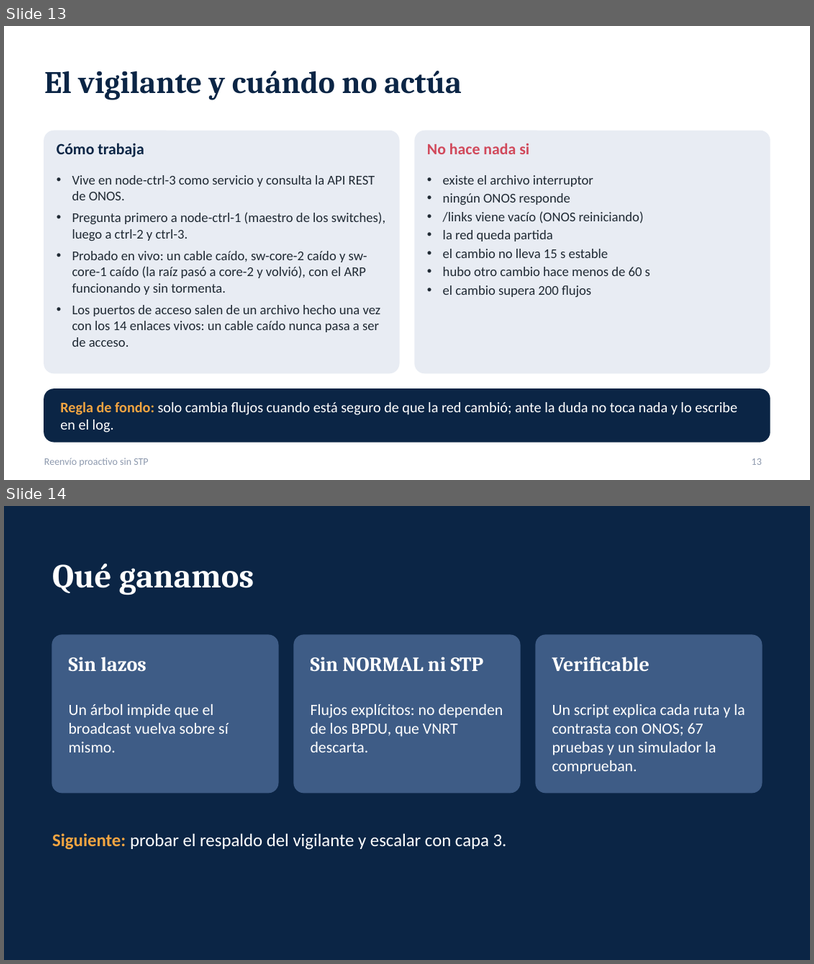
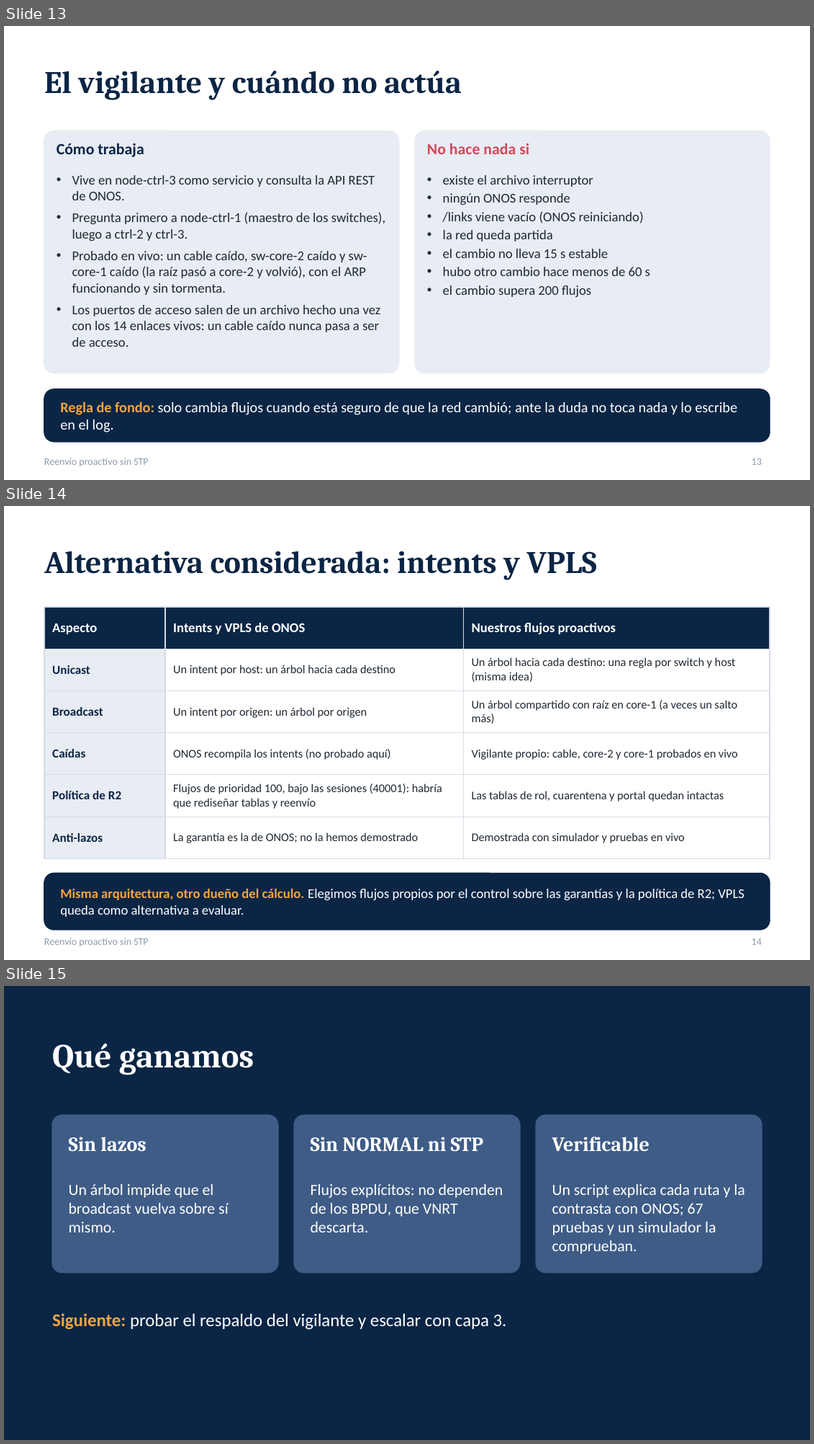
Before and after one commit to SergioAnderson123/proyecto-sdn, a slide deck: docs/Reenvio_proactivo_sin_STP.pptx. Shown one above the other, each under a label of ours: slides 13 and 14 before the commit, slides 13, 14 and 15 after it. The pictures are 814x964 and 814x1444 pixels, drawn with LibreOffice and Linux fonts; fonts in the diff are those of the drawing. Boxes give left, top, right and bottom in pixels: in the first picture for what was removed or moved away, otherwise in the second. Text is boxed around its words. In the diff, an @@ line names an element or a change of style, - is before the commit and + after.

Commit message:
docs: alternativa considerada (intents y VPLS de ONOS) en el diseño y en la presentacion

```diff
--- a/docs/Reenvio_proactivo_sin_STP.pptx
+++ b/docs/Reenvio_proactivo_sin_STP.pptx
@@ slide 14 added at [4,506,810,960], background #FFFFFF; not listed: 1 template element that a slide beside it also shows @@
@@ title added at [44,551,597,580], 28 pt, text #0B2545, bold @@
+Alternativa considerada: intents y VPLS
@@ table added at [44,607,770,846], 6 rows, 3 columns @@
+Aspecto | Intents y VPLS de ONOS | Nuestros flujos proactivos
+Unicast | Un intent por host: un árbol hacia cada destino | Un árbol hacia cada destino: una regla por switch y host (misma idea)
+Broadcast | Un intent por origen: un árbol por origen | Un árbol compartido con raíz en core-1 (a veces un salto más)
+Caídas | ONOS recompila los intents (no probado aquí) | Vigilante propio: cable, core-2 y core-1 probados en vivo
+Política de R2 | Flujos de prioridad 100, bajo las sesiones (40001): habría que rediseñar tablas y reenvío | Las tablas de rol, cuarentena y portal quedan intactas
+Anti-lazos | La garantía es la de ONOS; no la hemos demostrado | Demostrada con simulador y pruebas en vivo
@@ rounded rectangle added at [44,873,770,929], fill #0B2545, outline #0B2545 1 pt @@
@@ text added at [60,888,745,916], 12 pt, text #FFFFFF @@
+Misma arquitectura, otro dueño del cálculo. Elegimos flujos propios por el control sobre las garantías y la política de R2; VPLS queda como alternativa a evaluar.
@@ page number added at [752,938,762,944], 9 pt, text #8D99AE @@
+14
@@ what was slide 14 is now slide 15 @@
```
Also in this commit, not shown: 1 other file.
